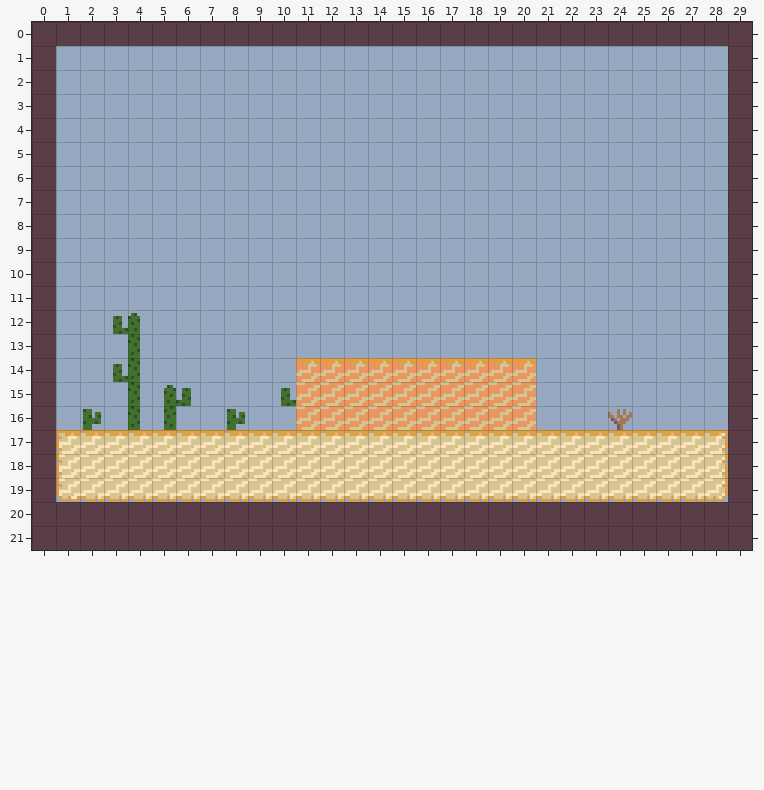
Tiled map -- tiled/levels/desert.tmx. Above is the file before it was changed.
Cells are 8x8 px. Shown: x 0..29, y 0..21.
And afterwards:
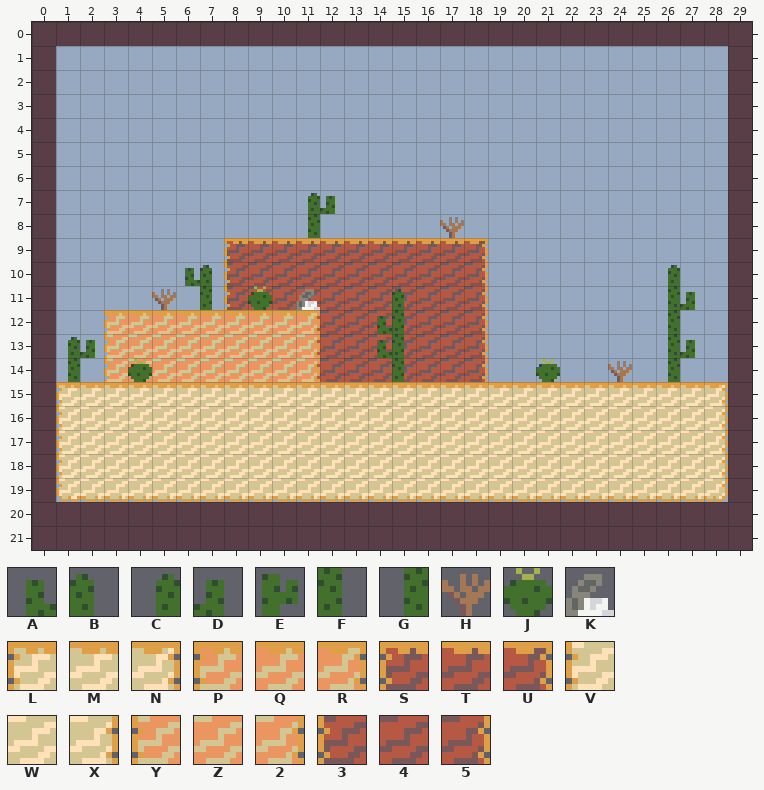
Key: from "CowboyTilemap": A 641, B 642, C 643, D 644, E 681, F 682, G 683, H 685, J 687, K 689, L 720 "wall", M 721 "wall", N 722 "wall", P 724, Q 725, R 726, S 728, T 729, U 730, V 760 "wall", W 761 "wall", X 762 "wall", Y 764, Z 765, 2 766, 3 768, 4 769, 5 770.
_ is an empty cell.
Tiles of an added or newly shown layer are drawn over the layers below it.
The edit:
Layer "Background_1" (now shown):
Tile 4 now appears in rows 10 to 11 at x 9 to 17; in rows 12 to 14 at x 11 to 17.
Tile Z now appears in rows 13 to 14 at x 4 to 10.
Layer "Collision":
The author changed tile Q to tile 2 in row 14 at x 11.
Tile 2 now appears in row 13 at x 11.
Tile 3 now appears in rows 10 to 11 at x 8.
The author changed tile Q to tile 5 in row 14 at x 18.
Tile 5 now appears in rows 10 to 13 at x 18.
Tile A now appears in row 10 at x 6; in rows 12 to 13 at x 14.
Tile B now appears in row 10 at x 7; in row 11 at x 15.
Tile C now appears in row 7 at x 11; in row 10 at x 26; in row 13 at x 1.
Tile D now appears in row 7 at x 12; in row 11 at x 27; in row 13 at x 2 and 27.
The author changed tile Q to tile F in row 14 at x 15.
Tile F now appears in row 11 at x 7; in rows 12 to 13 at x 15.
Tile G now appears in row 8 at x 11; in rows 11 to 13 at x 26; in row 14 at x 1 and 26.
Tile H now appears in row 8 at x 17; in row 11 at x 5; in row 14 at x 24.
The author changed tile F to tile J in row 14 at x 4.
Tile J now appears in row 11 at x 9; in row 14 at x 21.
Tile K now appears in row 11 at x 11.
Tile L now appears in row 15 at x 1.
The author changed tile A to tile M in row 15 at x 10.
The author changed tile C to tile M in row 15 at x 5.
The author changed tile D to tile M in row 15 at x 6.
The author changed tile F to tile M in row 15 at x 4.
The author changed tile Z to tile M in row 15 at x 11 to 20.
Tile M now appears in row 15 at x 2 to 3, 7 to 9 and 21 to 27.
Tile N now appears in row 15 at x 28.
The author changed tile A to tile P in row 12 at x 3.
The author changed tile B to tile Q in row 12 at x 4.
Tile Q now appears in row 12 at x 5 to 10.
Tile R now appears in row 12 at x 11.
Tile S now appears in row 9 at x 8.
Tile T now appears in row 9 at x 9 to 17.
Tile U now appears in row 9 at x 18.
The author changed tile L to tile V in row 17 at x 1.
Tile V now appears in row 16 at x 1.
The author changed tile E to tile W in row 16 at x 2 and 8.
The author changed tile F to tile W in row 16 at x 4.
The author changed tile G to tile W in row 16 at x 5.
The author changed tile H to tile W in row 16 at x 24.
The author changed tile M to tile W in row 17 at x 2 to 27.
The author changed tile Z to tile W in row 16 at x 11 to 20.
Tile W now appears in row 16 at x 3, 6 to 7, 9 to 10, 21 to 23 and 25 to 27.
The author changed tile N to tile X in row 17 at x 28.
Tile X now appears in row 16 at x 28.
The author changed tile A to tile Y in row 14 at x 3.
Tile Y now appears in row 13 at x 3.
Tile F is removed in row 13 at x 4.
Tile Q is removed in row 14 at x 12 to 14, 16 to 17 and 19 to 20.
Where, in picture pixels (left, top, right, bottom), the same in both pictures:
changed: (56, 193, 728, 436)
